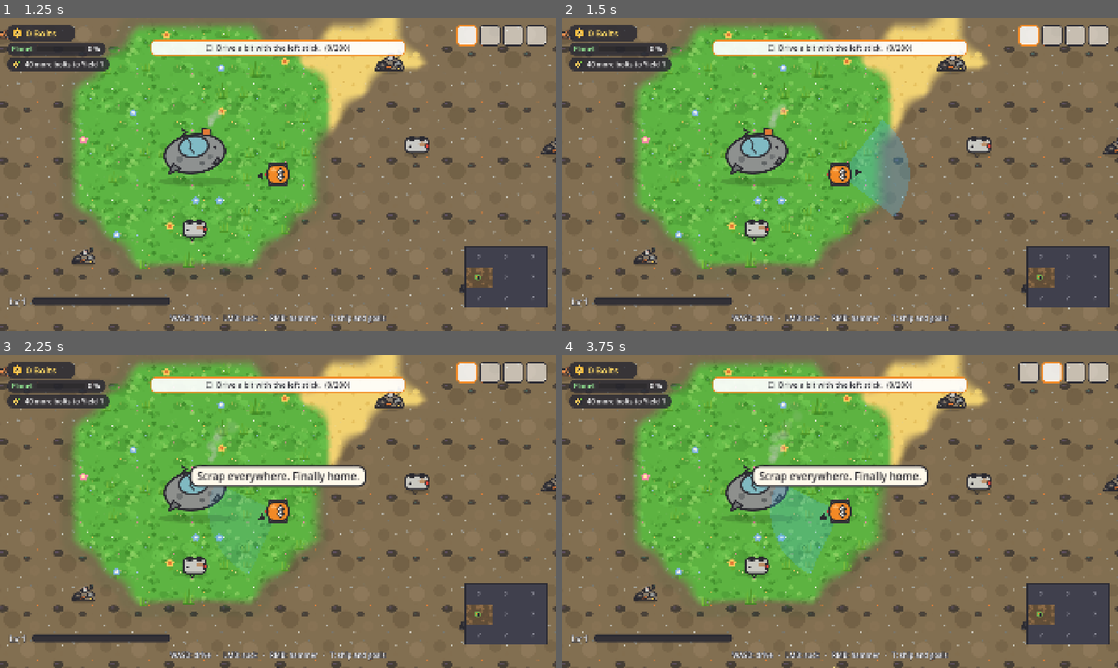
Above: before the commit, frames 1-4 (two rows, left to right).
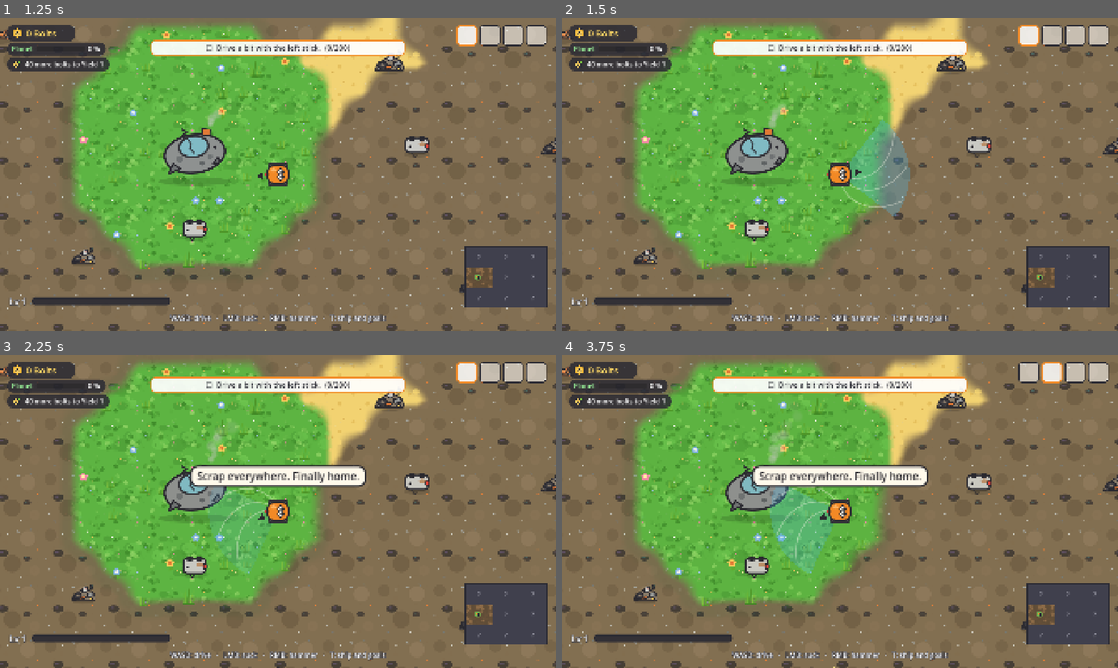
Above: after the commit, the same moments.

Repository: Dean86nz/ScrapEmpire
Game: Godot game, scene res://src/ui/title/title.tscn
Two runs of this game, one before a commit and one after it. Both use one fixed random seed, a clock stepped at 60 frames per second and the inputs below.
Inputs (mouse positions are in pixels of both pictures, inside the frame that each line leads up to):
- Up to frame 1 (1.25 s): click "New game" at 0.5 s
- Up to frame 2 (1.5 s): tap Enter (ui_accept) at 1.25 s; move the mouse to (962, 158) at 1.27 s; hold Right (cursor_right) from 1.28 s (still down); tap Shift (boost) at 1.35 s; click (962, 158) at 1.42 s
- Up to frame 3 (2.25 s): tap Enter (ui_accept) at 1.52 s; release Right (cursor_right) at 2 s; drag from (166, 527) to (250, 574) at 2.02 s
- Up to frame 4 (3.75 s): move the mouse to (895, 442) at 2.77 s; hold Right (cursor_right) 2.78-3.5 s; hold Mouse wheel down (hotbar_next) 2.78-3.5 s; click (895, 442) at 2.92 s; drag from (812, 574) to (673, 464) at 3.52 s

Frame 1 is identical in both runs. In frame 2, 0.2% of the frame differs, in the area x 50-62%, y 33-61%; in frame 3, 0.2%; in frame 4, 0.2%, in the area x 38-50%, y 42-67%.

Commit message:
ms35: Eskalation: Saugen wächst zum Wirbel, große Sprünge, 40 Bots, Bolts-Strom, Leistungstest
Co-Authored-By: Claude Opus 5.5 <noreply@anthropic.com>

Diff:
--- a/data/helpers.json
+++ b/data/helpers.json
@@ -1,7 +1,7 @@
 {
-  "max_helpers": 10,
+  "max_helpers": 40,
   "cost_base_bolts": 150,
-  "cost_growth": 1.5,
+  "cost_growth": 1.12,
   "cost_chrome": 0,
   "zone_radius_tiles": 8,
   "base_speed_px_per_s": 224,
--- a/data/skills.json
+++ b/data/skills.json
@@ -1,5 +1,5 @@
 {
-  "_comment": "Skilltree (XP → Skillpunkte): nur Rustys eige …(62 unchanged characters)… t_points = Punkte je Stufe (Standard 1).",
+  "_comment": "Skilltree (XP → Skillpunkte): nur Rustys eige …(62 unchanged characters)… t_points = Punkte je Stufe (Standard 1). Seit MS35 große Sprünge: Saugtempo 5 Stufen (mehr Teile je Zug, Kegel bis 360° = Wirbel), Reichweite +1 Kachel je Stufe, Fahrtempo 5 Stufen à +15 %.",
   "branches": [
     {
       "id": "movement",
@@ -29,18 +29,18 @@
       "name_key": "SKILL_DRIVE",
       "desc_key": "SKILL_DRIVE_DESC",
       "icon": "res://assets/sprites/ui/upg_speed.svg",
-      "max_level": 8,
+      "max_level": 5,
       "requires": {},
       "effects": [
         {
           "key": "speed_mult",
           "op": "add",
-          "per_level": 0.08
+          "per_level": 0.15
         },
         {
           "key": "turn_mult",
           "op": "add",
-          "per_level": 0.1
+          "per_level": 0.15
         }
       ]
     },
@@ -72,13 +72,35 @@
       "name_key": "SKILL_SUCK",
       "desc_key": "SKILL_SUCK_DESC",
       "icon": "res://assets/sprites/ui/upg_suction.svg",
-      "max_level": 8,
+      "max_level": 5,
       "requires": {},
       "effects": [
         {
           "key": "mine_speed_mult",
           "op": "add",
-          "per_level": 0.12
+          "per_level": 0.25
+        },
+        {
+          "key": "suck_targets",
+          "op": "table",
+          "values": [
+            2,
+            3,
+            4,
+            6,
+            8
+          ]
+        },
+        {
+          "key": "suck_cone_deg",
+          "op": "table",
+          "values": [
+            110,
+            140,
+            180,
+            250,
+            360
+          ]
         }
       ]
     },
@@ -94,7 +116,7 @@
         {
           "key": "range_add",
           "op": "add",
-          "per_level": 0.5
+          "per_level": 1.0
         }
       ]
     },
--- a/project.godot
+++ b/project.godot
@@ -11,7 +11,7 @@
 [application]
 
 config/name="Scrap Empire"
-config/version="1.23.0"
+config/version="1.24.0"
 run/main_scene="res://src/ui/title/title.tscn"
 run/flush_stdout_on_print=true
 config/features=PackedStringArray("4.7", "Mobile")
--- a/src/sim/modifiers.gd
+++ b/src/sim/modifiers.gd
@@ -22,6 +22,8 @@
 	"range_add": 0.0,           # Kacheln Saug-/Hammerreichweite
 	"hammer_items": 1,          # Items pro Hammerschlag
 	"suck_speed_mult": 1.0,     # Schiff-Upgrade Saugtempo (teilt den Saugtakt)
+	"suck_targets": 1,          # Teile je Saug-Zug (Skill Saugtempo, bis zum Wirbel)
+	"suck_cone_deg": 90.0,      # Öffnung des Saugkegels; 360 = Wirbel rundherum
 	"autopilot_speed_mult": 1.0,
 	"helper_tier": 1,
 	"helper_speed_mult": 1.0,
--- a/src/sim/player_state.gd
+++ b/src/sim/player_state.gd
@@ -21,6 +21,8 @@
 var hammer_interval := BASE_HAMMER_INTERVAL
 var hammer_items := 1
 var magnet_radius_px := 0
+var suck_targets := 1
+var suck_half_angle := SUCK_HALF_ANGLE_RAD   # halbe Kegelöffnung; ≥ PI = Wirbel rundherum
 
 
 func _init() -> void:
@@ -41,6 +43,8 @@
 	hammer_interval = maxi(int(round(BASE_HAMMER_INTERVAL / mine_mult)), 2)
 	hammer_items = int(m["hammer_items"])
 	magnet_radius_px = int(m["magnet_radius"]) * TILE
+	suck_targets = maxi(int(m["suck_targets"]), 1)
+	suck_half_angle = deg_to_rad(float(m["suck_cone_deg"])) * 0.5
 	var slots: int = INVENTORY_SLOTS + int(m["slots_add"])
 	var stack: int = STACK_SIZE + int(m["stack_add"])
 	if slots != inventory.slot_count or stack != inventory.stack_size:
--- a/src/sim/save_codec.gd
+++ b/src/sim/save_codec.gd
@@ -163,7 +163,7 @@
 	world.bolts = int(data.get("bolts", 0))
 	world.rng.set_state(int(data.get("rng_state", 0)))
 	world.progression.from_dict(data.get("progression", {}))
-	world.skills.from_dict(data.get("skills", {}))
+	world.progression.skill_points += world.skills.from_dict(data.get("skills", {}))
 	world.tech.from_dict(data.get("tech", {}))
 	for id in world.tech.unlocked.keys():
 		world._apply_tech_effects(str(id))
--- a/src/sim/skill_state.gd
+++ b/src/sim/skill_state.gd
@@ -92,8 +92,13 @@
 	return levels.duplicate()
 
 
-func from_dict(d: Dictionary) -> void:
+## Lädt Stufen; liefert die Punkte zurück, die durch gesenkte Höchststufen frei werden.
+func from_dict(d: Dictionary) -> int:
 	levels.clear()
+	var refund := 0
 	for k in d:
 		if by_id.has(str(k)):
-			levels[str(k)] = clampi(int(d[k]), 0, max_level(str(k)))
+			var want := int(d[k])
+			levels[str(k)] = clampi(want, 0, max_level(str(k)))
+			refund += maxi(want - max_level(str(k)), 0) * cost(str(k))
+	return refund
--- a/src/sim/systems/tool_system.gd
+++ b/src/sim/systems/tool_system.gd
@@ -84,21 +84,31 @@
 		return
 
 
+## Je Zug bis zu `suck_targets` Teile (Skill Saugtempo): vom dünnen Strahl bis zum Wirbel.
 static func _tick_suction(w: SimWorld) -> void:
 	if not w.player.suck_held or w.player.suck_cooldown > 0:
 		return
+	for i in w.player.suck_targets:
+		if not _suck_one(w, i == 0):
+			break
+	w.player.suck_cooldown = w.player.suck_interval
+
+
+## Saugt ein Teil ein. false, wenn nichts (mehr) da ist oder die Taschen voll sind.
+static func _suck_one(w: SimWorld, first: bool) -> bool:
 	var target: Variant = _find_suck_target(w)
 	if target == null:
-		var hard := _find_too_hard_suck_target(w)
-		if hard != null:
-			w._emit_too_hard(hard, "suction")
-		return
+		if first:
+			var hard := _find_too_hard_suck_target(w)
+			if hard != null:
+				w._emit_too_hard(hard, "suction")
+		return false
 	var item_id: String = target.item_id if target is LooseItem else _peek_suck_item(w, target as ResourceNode)
 	if not w.player.inventory.can_add(item_id):
 		if not w._full_notified:
 			w._full_notified = true
 			w.inventory_full.emit()
-		return
+		return false
 	var from_pos: Vector2i
 	var tier := 1
 	if target is LooseItem:
@@ -113,9 +123,9 @@
 		node.take_one()
 		NodeSystem.after_take(w, node)
 	w.player.inventory.add(item_id, 1)
-	w.player.suck_cooldown = w.player.suck_interval
 	w.progression.on_collect(tier)
 	w.item_collected.emit(item_id, from_pos)
+	return true
 
 
 ## Sauger putzt den Boden im Saugkegel (auch ohne Ziel). Unter liegendem Müll geht das nicht.
@@ -222,7 +232,7 @@
 		return INF
 	if dist < 1.0:
 		return 0.0
-	if d.normalized().dot(w.player.aim) < cos(PlayerState.SUCK_HALF_ANGLE_RAD):
+	if w.player.suck_half_angle < PI and d.normalized().dot(w.player.aim) < cos(w.player.suck_half_angle):
 		return INF
 	return dist
 
--- a/src/ui/hud/hud.gd
+++ b/src/ui/hud/hud.gd
@@ -29,6 +29,7 @@
 var _goal_label := Label.new()
 var _goal_timer := 0.0
 var _courier_panel := PanelContainer.new()
+var _coin_gate := 0.0
 var _courier_label := Label.new()
 var _bolts_shown := 0
 var _bolts_tween: Tween
@@ -71,6 +72,7 @@
 
 
 func _ready() -> void:
+	add_to_group("hud")
 	add_child(stage_banner)
 	_build_goal_panel()
 	_build_courier_panel()
@@ -122,6 +124,32 @@
 func _show_bolts(value: int) -> void:
 	_bolts_shown = value
 	_bolts_label.text = "%s %s" % [Fmt.int_str(value), tr("HUD_BOLTS")]
+
+
+## Ein paar Münzen fliegen von `world_px` (Schiff) zur Bolts-Anzeige (gedrosselt).
+func coin_stream(world_px: Vector2, bolts: int) -> void:
+	var now := Time.get_ticks_msec() / 1000.0
+	if now < _coin_gate:
+		return
+	_coin_gate = now + 0.25
+	var start := get_viewport().get_canvas_transform() * world_px
+	var target := ($BoltsPanel as Control).global_position + Vector2(40, 26)
+	var n := clampi(int(ceil(bolts / 15.0)), 1, 5)
+	for i in n:
+		var c := TextureRect.new()
+		c.texture = load("res://assets/sprites/ui/bolt.svg")
+		c.custom_minimum_size = Vector2(26, 26)
+		c.size = Vector2(26, 26)
+		c.expand_mode = TextureRect.EXPAND_IGNORE_SIZE
+		c.mouse_filter = Control.MOUSE_FILTER_IGNORE
+		c.position = start + Vector2(randf_range(-20, 20), randf_range(-20, 20))
+		add_child(c)
+		var mid := (c.position + target) * 0.5 + Vector2(randf_range(-80, 80), -120)
+		var from := c.position
+		var tw := c.create_tween()
+		tw.tween_interval(i * 0.06)
+		tw.tween_method(func(t: float) -> void: c.position = from.lerp(mid, t).lerp(mid.lerp(target, t), t), 0.0, 1.0, 0.7).set_ease(Tween.EASE_IN)
+		tw.tween_callback(c.queue_free)
 
 
 func _build_courier_panel() -> void:
--- a/src/world/main.gd
+++ b/src/world/main.gd
@@ -330,6 +330,25 @@
 			var inv := _world.player.inventory
 			for i in inv.slot_count:
 				inv.add("scrap", inv.stack_size)
+		"army":
+			# 40 Bots in allen Zonen, Sammelstellen, 12 Drohnen: Leistungstest
+			for f in ["collection", "helpers", "drones", "courier", "helper_tools"]:
+				_world.unlocked_features[f] = true
+			for z: Dictionary in _world.zones.zones:
+				_world.zones.unlocked[str(z["id"])] = true
+			_world.bolts += 1000000
+			for z: Dictionary in _world.zones.zones:
+				var r: Rect2i = z["rect"]
+				var pt := _world.place_free("collection_point", r.get_center(), 0)
+				if pt != null:
+					(pt as CollectionPoint).accept_stack("scrap", 60)
+			while _world.drones.size() < int(_world.drone_cfg.get("max_drones", 12)):
+				_world.add_drone()
+			var zs: Array = _world.zones.zones
+			for i in int(_world.helper_cfg.get("max_helpers", 40)):
+				var zr: Rect2i = zs[i % zs.size()]["rect"]
+				var hh := HelperSystem.add_helper(_world, zr.get_center(), _world.ship().tile)
+				hh.zone_id = str(zs[i % zs.size()]["id"])
 		"endgame":
 			_world.bolts += 100000
 			_world.bolts_changed.emit(_world.bolts)
--- a/src/world/player/suction_tool.gd
+++ b/src/world/player/suction_tool.gd
@@ -5,6 +5,8 @@
 const SEGMENTS := 12
 
 var _cone := Polygon2D.new()
+var _swirl := Node2D.new()
+var _shape_key := Vector2.ZERO
 var _time := 0.0
 var _was_auto := false
 
@@ -21,17 +23,24 @@
 	_cone.visible = false
 	_cone.z_index = -1
 	add_child(_cone)
+	_swirl.z_index = -1
+	_swirl.visible = false
+	_swirl.draw.connect(_draw_swirl)
+	add_child(_swirl)
 
 
 func _physics_process(delta: float) -> void:
 	# Kegel an die aktuelle Reichweite (Skill/Tech) anpassen.
 	var range_px := float(SimClock.world.player.suck_range_px)
-	if _cone.polygon.size() > 1 and absf(_cone.polygon[1].length() - range_px) > 0.5:
+	var half := minf(SimClock.world.player.suck_half_angle, PI)
+	if _shape_key != Vector2(range_px, half):
+		_shape_key = Vector2(range_px, half)
 		var pts := PackedVector2Array()
-		pts.append(Vector2.ZERO)
-		var half := PlayerState.SUCK_HALF_ANGLE_RAD
-		for i in SEGMENTS + 1:
-			var a := -half + (2.0 * half) * float(i) / float(SEGMENTS)
+		var segs := SEGMENTS * 3 if half >= PI - 0.01 else SEGMENTS + int(half * 8.0)
+		if half < PI - 0.01:
+			pts.append(Vector2.ZERO)
+		for i in segs + 1:
+			var a := -half + (2.0 * half) * float(i) / float(segs)
 			pts.append(Vector2.RIGHT.rotated(a) * range_px)
 		_cone.polygon = pts
 	var auto: bool = SimClock.world.tasks.active
@@ -43,6 +52,25 @@
 	if not auto:
 		SimClock.world.player.suck_held = held
 	_cone.visible = held
+	_swirl.visible = held
 	if held:
 		_time += delta
 		_cone.color.a = 0.22 + 0.08 * sin(_time * 18.0)
+		_swirl.queue_redraw()
+
+
+## Spiralarme, die sich zur Mitte drehen: je größer der Kegel, desto mehr Arme (Wirbel).
+func _draw_swirl() -> void:
+	var p := SimClock.world.player
+	var range_px := float(p.suck_range_px)
+	var half := minf(p.suck_half_angle, PI)
+	var arms := 2 + int(half / PI * 4.0)
+	for k in arms:
+		var base := -half + (2.0 * half) * (float(k) + 0.5) / float(arms)
+		var pts := PackedVector2Array()
+		for i in 12:
+			var t := float(i) / 11.0
+			var r := range_px * (1.0 - t) * (1.0 - fmod(_time * 1.6, 1.0) * 0.25)
+			var a := base + t * 1.2 * (1.0 if half < PI else 1.6) + _time * (2.0 if half >= PI else 0.0)
+			pts.append(Vector2.RIGHT.rotated(a) * r)
+		_swirl.draw_polyline(pts, Color(1.0, 1.0, 1.0, 0.35), 3.0, true)
--- a/src/world/world_view.gd
+++ b/src/world/world_view.gd
@@ -262,6 +262,9 @@
 		return
 	view.show_sale(bolts, by_player)
 	if not by_player:
+		var hud := get_tree().get_first_node_in_group("hud")
+		if hud != null:
+			hud.coin_stream(view.global_position, bolts)
 		return
 	var target := view.global_position
 	var start := _player.global_position
--- a/tests/screenshot.gd
+++ b/tests/screenshot.gd
@@ -12,6 +12,10 @@
 var _hold_actions: PackedStringArray = []
 var _sequence: Array = []  # [{frame, action, pressed}]
 var _cheat := ""
+var _measure := false
+var _m_frames := 0
+var _m_time := 0.0
+var _m_proc := 0.0
 
 
 func _initialize() -> void:
@@ -78,6 +82,8 @@
 				"event":  # event=tourists | meteors löst das Ereignis sofort aus
 					EventSystem.ensure_state(clock.world)
 					clock.world.events_state["next"][kv[1]] = clock.world.tick_count
+				"measure":  # measure=1: mittlere Bildzeit und FPS ab Frame 60 ausgeben
+					_measure = true
 				"counter":  # counter=wrecks;5 setzt einen Zähler (Meilensteine, Aufgaben)
 					var cv := kv[1].split(";")
 					clock.world.quests.counters[cv[0]] = int(cv[1])
@@ -133,6 +139,11 @@
 	for step in _sequence:
 		if step["frame"] == _frames:
 			_send_action(step["action"], step["pressed"])
+	if _measure and _frames > 60:
+		_m_frames += 1
+		_m_proc += Performance.get_monitor(Performance.TIME_PROCESS) + Performance.get_monitor(Performance.TIME_PHYSICS_PROCESS)
+	if _frames == _target_frames and _measure and _m_frames > 0:
+		print("measure: frames %d, mittlere CPU-Zeit je Bild %.2f ms, FPS %d, Bots %d, Drohnen %d" % [_m_frames, _m_proc / _m_frames * 1000.0, Engine.get_frames_per_second(), root.get_node("/root/SimClock").world.helpers.size(), root.get_node("/root/SimClock").world.drones.size()])
 	if _frames == _target_frames:
 		for a in _hold_actions:
 			_send_action(a, false)
--- a/tests/test_helpers.gd
+++ b/tests/test_helpers.gd
@@ -14,12 +14,15 @@
 
 func test_cost_curve() -> void:
 	var w := _world()
-	assert_eq(w.next_helper_cost(), {"bolts": 150})
+	var base := int(w.helper_cfg["cost_base_bolts"])
+	var g := float(w.helper_cfg["cost_growth"])
+	assert_eq(w.next_helper_cost(), {"bolts": base})
 	_unlock(w)
 	w.add_helper(Vector2i(10, 6), w.ship().tile)
-	assert_eq(w.next_helper_cost()["bolts"], 230, "150 × 1,5 = 225 → 22,5 rundet auf 23 → 230")
+	var c1 := int(w.next_helper_cost()["bolts"])
+	assert_true(absi(c1 - int(base * g)) <= 10, "zweiter Bot ≈ Basis × Wachstum (%d)" % c1)
 	w.add_helper(Vector2i(10, 6), w.ship().tile)
-	assert_eq(w.next_helper_cost()["bolts"], 340)
+	assert_true(int(w.next_helper_cost()["bolts"]) > c1, "jeder weitere teurer")
 
 
 func test_buy_requirements() -> void:
@@ -58,9 +61,9 @@
 func test_max_helpers() -> void:
 	var w := _world()
 	_unlock(w)
-	for i in 10:
+	for i in int(w.helper_cfg["max_helpers"]):
 		w.add_helper(Vector2i(10, 6), w.ship().tile)
-	w.bolts = 1000000
+	w.bolts = 100000000
 	assert_eq(w.can_buy_helper(), "max")
 
 
--- /dev/null
+++ b/tests/test_perf.gd
@@ -0,0 +1,21 @@
+extends TestCase
+## Leistung (MS35): 40 Bots, 12 Drohnen, viel Müll – ein Sim-Tick bleibt weit unter dem Budget.
+
+
+func test_bot_army_tick_stays_cheap() -> void:
+	var w := TestWorlds.make(120, 90)
+	TestWorlds.with_ship(w, Vector2i(58, 43))
+	for f in ["helpers", "drones", "collection", "courier"]:
+		w.unlocked_features[f] = true
+	for i in 160:
+		w.add_pile("scrap_pile", Vector2i(5 + (i * 7) % 110, 5 + (i * 13) % 80), 10)
+	for i in 40:
+		w.add_helper(Vector2i(10 + (i * 11) % 100, 10 + (i * 17) % 70), w.ship().tile)
+	for i in 12:
+		w.add_drone()
+	TestWorlds.run(w, 20)
+	var t0 := Time.get_ticks_usec()
+	TestWorlds.run(w, 100)
+	var ms := (Time.get_ticks_usec() - t0) / 100000.0
+	print("   Leistung: %.2f ms je Tick mit 40 Bots und 12 Drohnen" % ms)
+	assert_true(ms < 5.0, "Sim-Tick unter 5 ms (%.2f)" % ms)
--- a/tests/test_skills.gd
+++ b/tests/test_skills.gd
@@ -42,7 +42,7 @@
 	_buy(w, "boost")
 	assert_eq(w.progression.skill_points, 0)
 	assert_eq(float(w.mods["boost_cooldown"]), 6.0)
-	assert_true(absf(float(w.mods["speed_mult"]) - 1.08) < 0.001)
+	assert_true(float(w.mods["speed_mult"]) > 1.1, "spürbar schneller")
 
 
 func test_tool_costs_three_points() -> void:
@@ -95,11 +95,35 @@
 	w.progression.skill_points = 10
 	_buy(w, "suck")
 	_buy(w, "suck")
-	assert_eq(w.player.suck_interval, 4, "5 / 1,24 = 4,0 → 4")
-	assert_eq(w.player.hammer_interval, 8, "10 / 1,24 = 8,1 → 8")
+	assert_eq(w.player.suck_interval, 3, "5 / 1,5 = 3,3 → 3")
+	assert_eq(w.player.hammer_interval, 7, "10 / 1,5 = 6,7 → 7")
+	assert_eq(w.player.suck_targets, 3, "drei Teile je Zug")
 	_buy(w, "reach")
 	_buy(w, "reach")
-	assert_eq(w.player.suck_range_px, 224, "160 + 1 Kachel")
+	assert_eq(w.player.suck_range_px, 160 + 2 * 64, "+1 Kachel je Stufe")
+
+
+func test_full_suction_is_a_vortex_that_pulls_many_at_once() -> void:
+	var w := _world()
+	w.progression.skill_points = 20
+	for i in 5:
+		_buy(w, "suck")
+	assert_true(w.player.suck_half_angle >= PI - 0.01, "Wirbel rundherum")
+	assert_eq(w.player.suck_targets, 8)
+	# Teile hinter Rusty werden auch eingesaugt, mehrere in einem Zug
+	for i in 6:
+		w.add_loose("scrap", w.player.pos + Vector2i(-60 - i * 6, 10))
+	w.player.aim = Vector2.RIGHT
+	w.player.suck_held = true
+	w.tick()
+	assert_eq(w.player.inventory.count_of("scrap"), 6, "sechs Teile in einem Zug, auch von hinten")
+
+
+func test_old_save_with_higher_levels_gets_points_back() -> void:
+	var w := _world()
+	var refund := w.skills.from_dict({"drive": 8, "suck": 8})
+	assert_eq(w.skills.level_of("drive"), 5)
+	assert_eq(refund, 6, "3 + 3 Stufen zurück")
 
 
 func test_yield_includes_rare_bonus() -> void:
Not shown, changed: CHANGELOG.md
Not shown, changed: TODO.md
Not shown, changed: docs/03_ROADMAP.md
